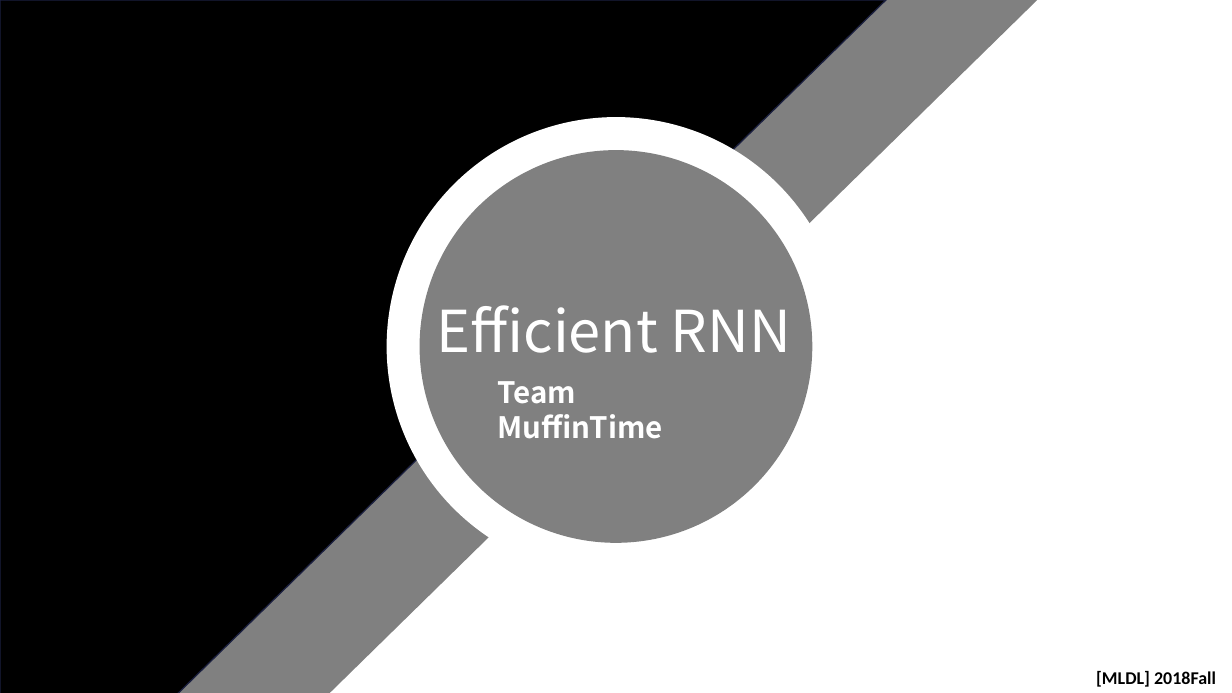
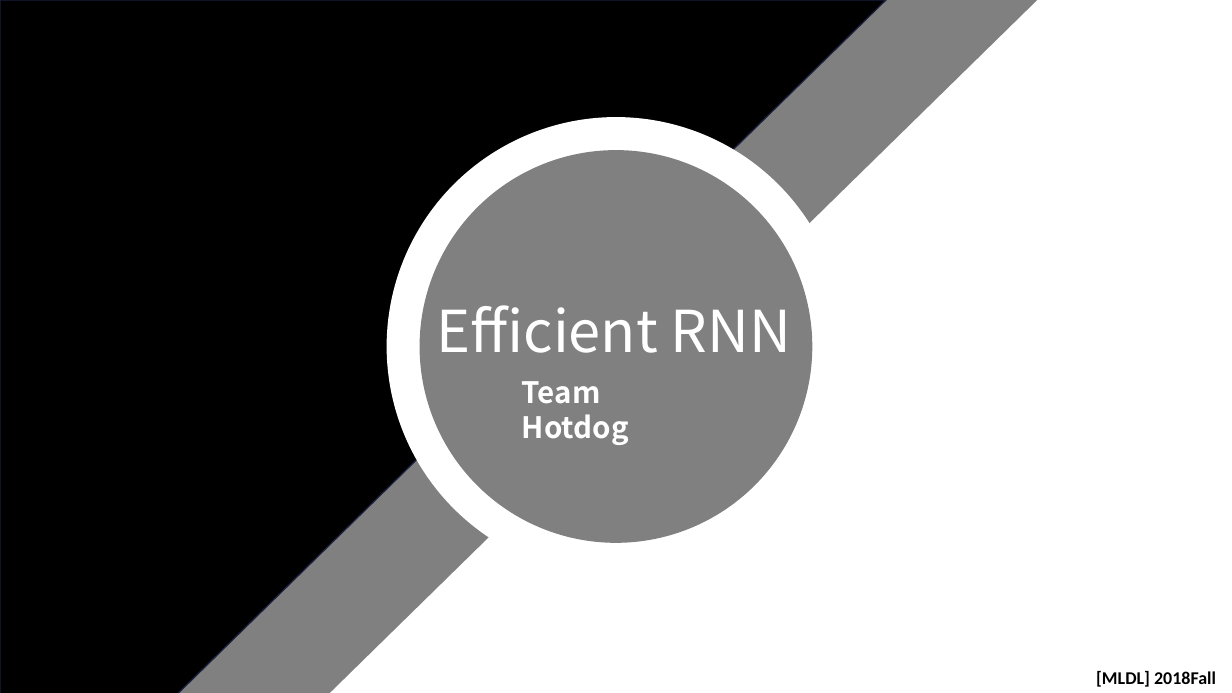
Before and after one commit to skaws2003/MLDLFP-code, a slide deck: slide 1 of MLDL2018FallFinalProposal.pptx. Drawn at 1232x693 pixels with LibreOffice and Linux fonts; fonts in the diff are those of the drawing. Boxes give left, top, right and bottom in pixels: in the first picture for what was removed or moved away, otherwise in the second. Text is boxed around its words. In the diff, an @@ line names an element or a change of style, - is before the commit and + after.

Commit message:
Add files via upload
changed teamname

```diff
--- a/MLDL2018FallFinalProposal.pptx
+++ b/MLDL2018FallFinalProposal.pptx
@@ text at [522,381,629,445]: text changed @@
-Team MuffinTime
+Team Hotdog
```
